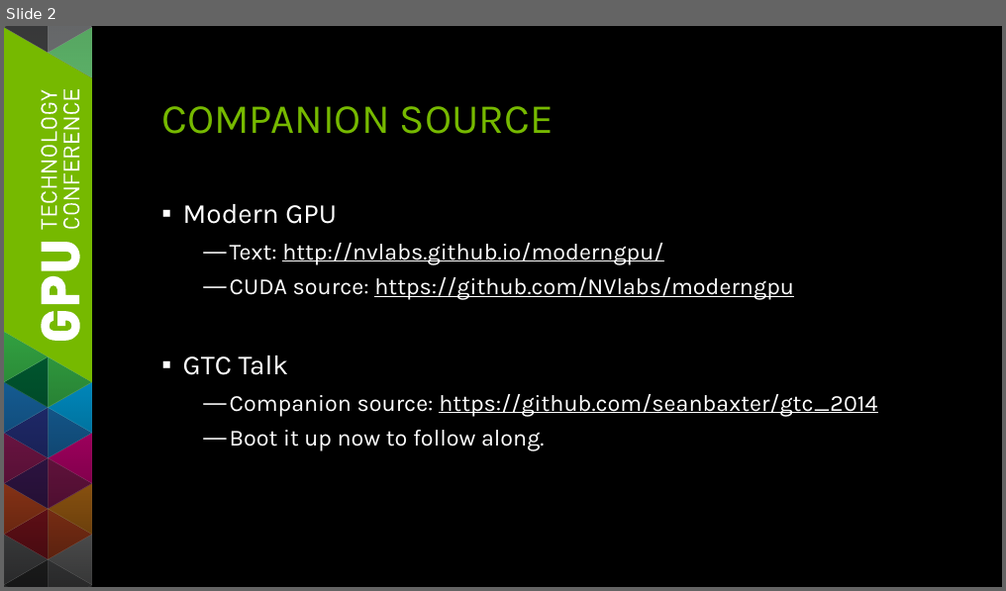
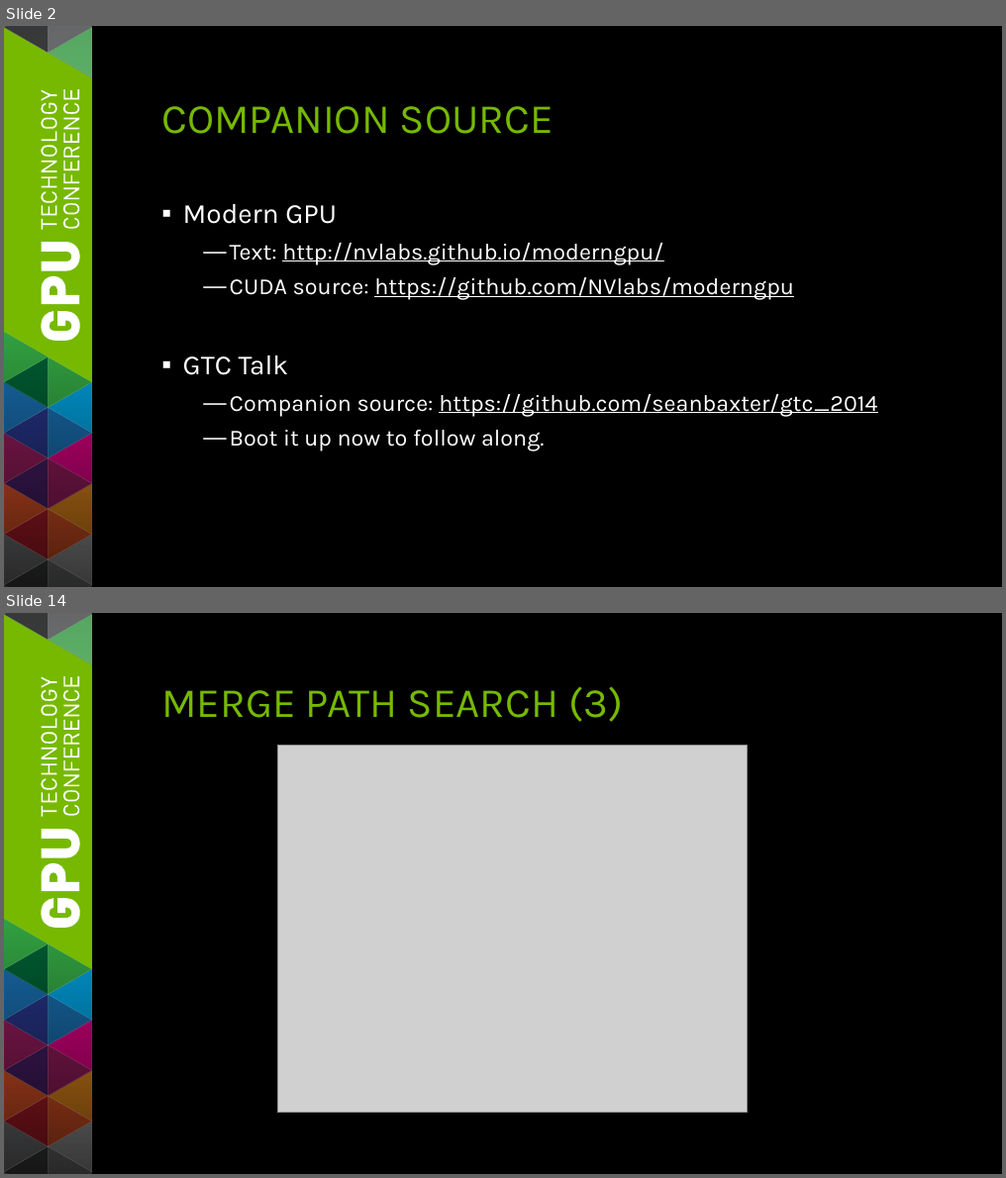
Before and after one commit to seanbaxter/gtc_2014, a slide deck: gtc_2014_sean_baxter.pptx. Shown one above the other, each under a label of ours: slide 2 before the commit, slides 2 and 14 after it; the slides between them are not shown. The pictures are 1006x591 and 1006x1178 pixels, drawn with LibreOffice and Linux fonts; fonts in the diff are those of the drawing; grey boxes stand for pictures. Boxes give left, top, right and bottom in pixels: in the first picture for what was removed or moved away, otherwise in the second. Text is boxed around its words. In the diff, an @@ line names an element or a change of style, - is before the commit and + after.

```diff
--- a/gtc_2014_sean_baxter.pptx
+++ b/gtc_2014_sean_baxter.pptx
@@ slide 14 added at (4,613,1002,1174), background #000000; not listed: 101 template elements that a slide beside it also shows @@
@@ title added at (161,686,623,722), 36 pt, text #76B900 @@
+MERGE PATH SEARCH (3)
@@ picture added at (277,746,699,1112) @@
@@ picture added at (277,746,746,1112) @@
```
Also in this commit, not shown: 3 slides changed, 12 other slides added, 4 slides removed, 4 other files.
